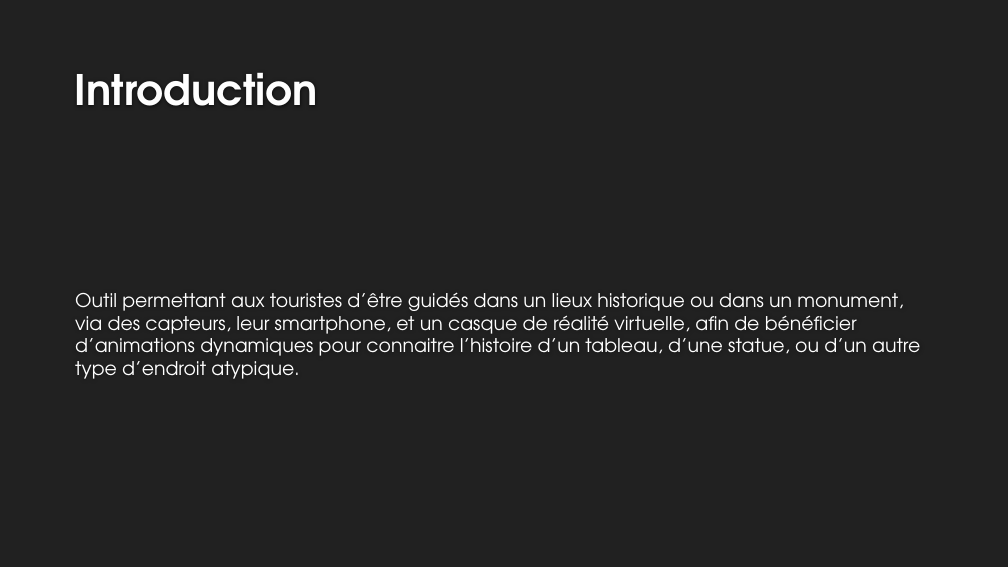
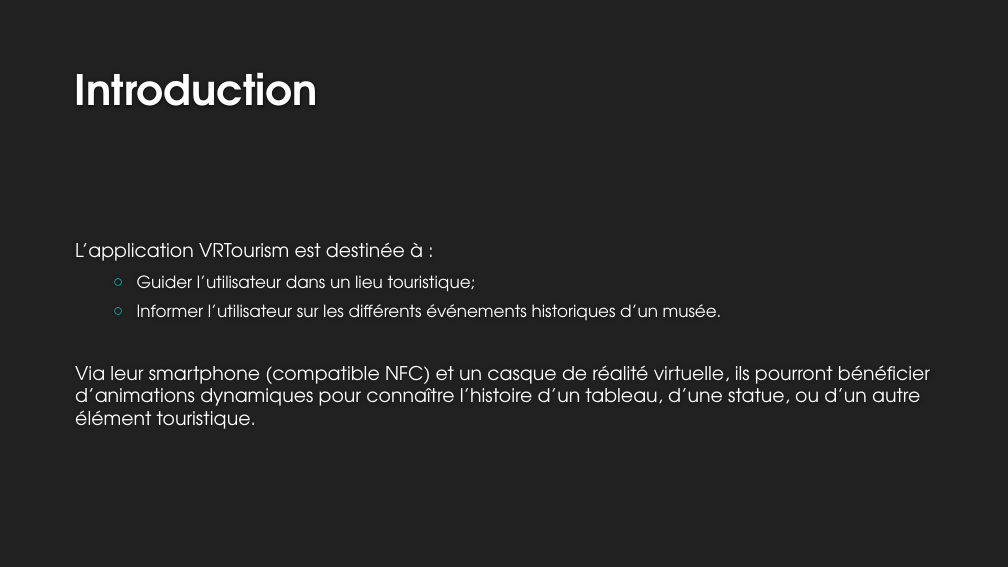
Before and after one commit to rlembo06/VR_tourism, a slide deck: slide 3 of annexes/slides-VR_Tourism.pptx. Drawn at 1008x567 pixels with LibreOffice and Linux fonts; fonts in the diff are those of the drawing; background and template pictures are left out. Boxes give left, top, right and bottom in pixels: in the first picture for what was removed or moved away, otherwise in the second. Text is boxed around its words. In the diff, an @@ line names an element or a change of style, - is before the commit and + after.

```diff
--- a/annexes/slides-VR_Tourism.pptx
+++ b/annexes/slides-VR_Tourism.pptx
@@ text at box(75, 242, 930, 429): text changed @@
-Outil permettant aux touristes d’être guidés dans un lieux historique ou dans un monument, via des capteurs, leur smartphone, et un casque de réalité virtuelle, afin de bénéficier d’animations dynamiques pour connaitre l’histoire d’un tableau, d’une statue, ou d’un autre type d’endroit atypique.
+L’application VRTourism est destinée à :
+  ○ Guider l’utilisateur dans un lieu touristique;
+  ○ Informer l’utilisateur sur les différents événements historiques d’un musée.
+Via leur smartphone (compatible NFC) et un casque de réalité virtuelle, ils pourront bénéficier d’animations dynamiques pour connaître l’histoire d’un tableau, d’une statue, ou d’un autre élément touristique.
```
Also in this commit, not shown: 2 other slides changed, 2 slides added, 1 slide removed.
